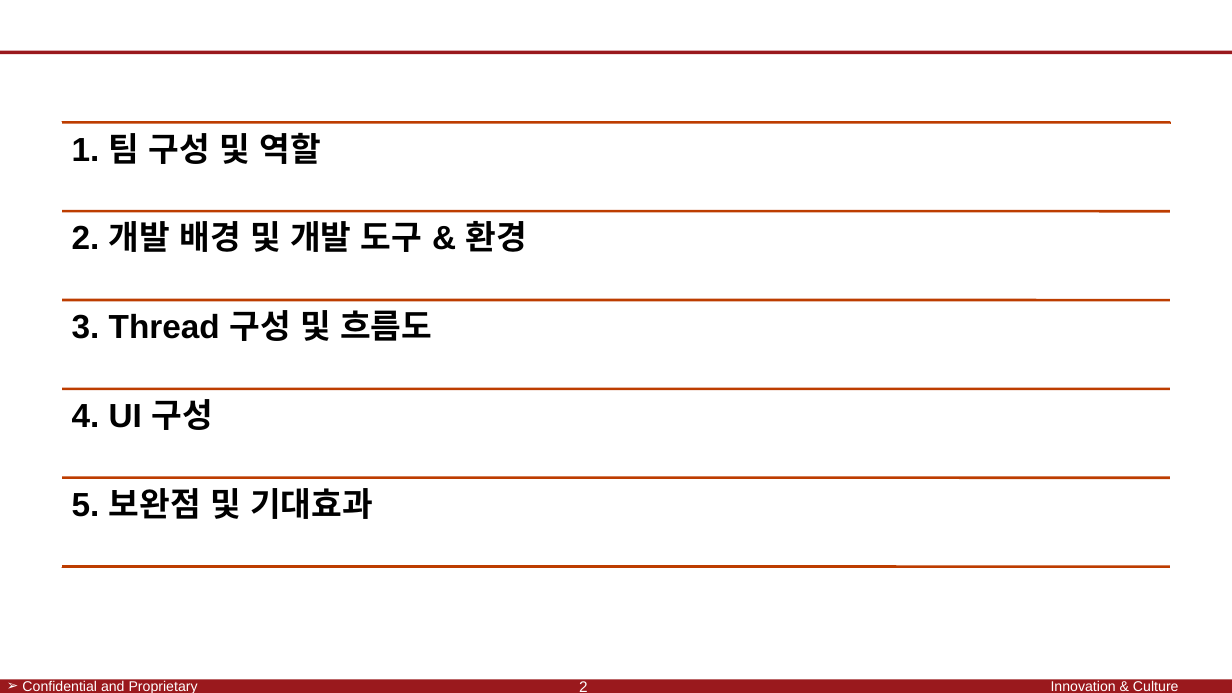
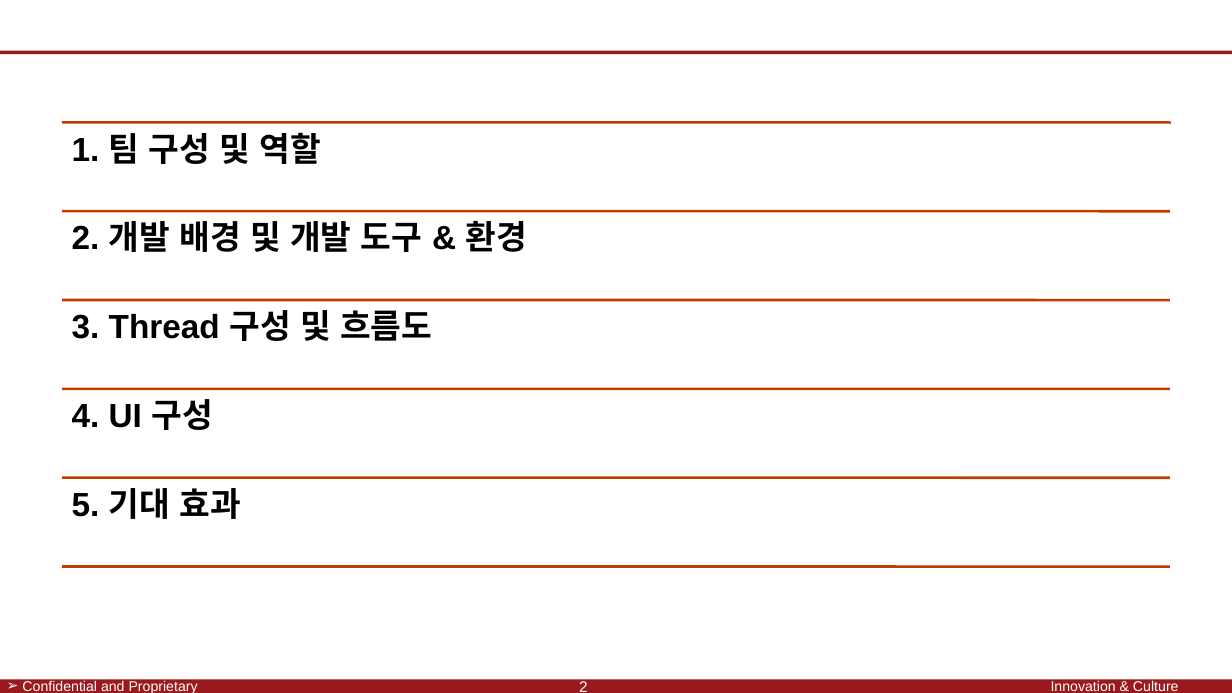
Before and after one commit to SaintSeong/JusungProject, a slide deck: slide 2 of A조 발표/A조 발표 최종.pptx. Drawn at 1232x693 pixels with LibreOffice and Linux fonts; fonts in the diff are those of the drawing; background and template pictures are left out. Boxes give left, top, right and bottom in pixels: in the first picture for what was removed or moved away, otherwise in the second. Text is boxed around its words. In the diff, an @@ line names an element or a change of style, - is before the commit and + after.

```diff
--- a/A조 발표/A조 발표 최종.pptx
+++ b/A조 발표/A조 발표 최종.pptx
@@ text in rectangle at (72, 488, 240, 519): text changed @@
-5. 보완점 및 기대효과
+5. 기대 효과
```
Also in this commit, not shown: 6 other slides changed, 1 other file.
